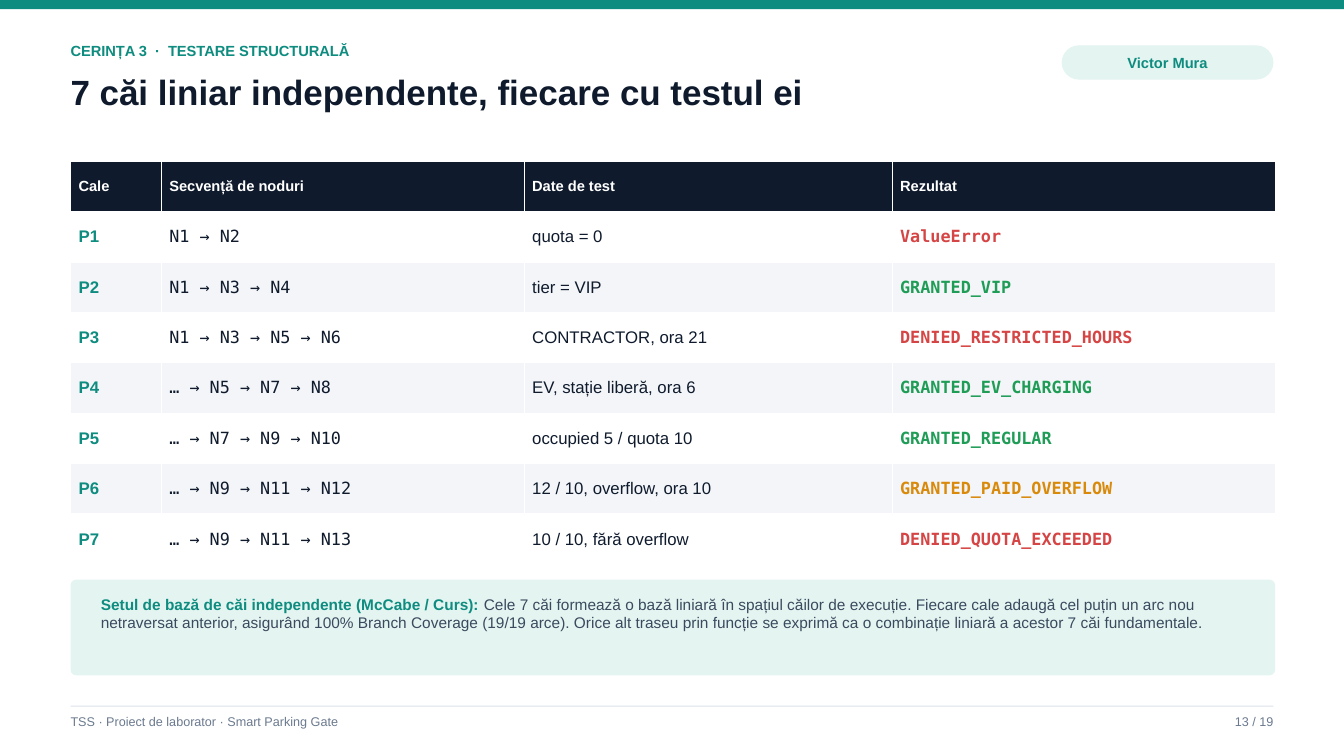
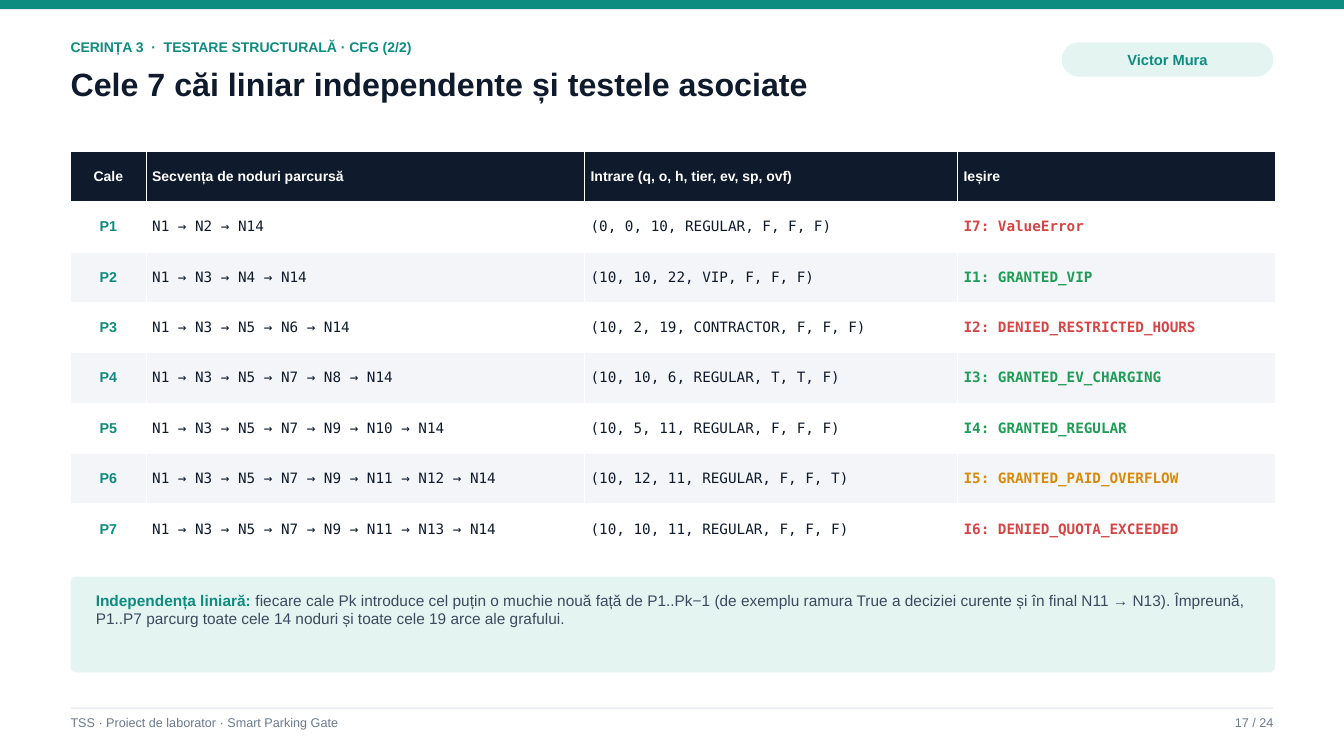
Before and after one commit to victormura/tss, a slide deck: slide 17 of proiect_laborator/docs/Prezentare_Laborator_TSS.pptx (slide 13 before the commit). Drawn at 1344x756 pixels with LibreOffice and Linux fonts; fonts in the diff are those of the drawing. Boxes give left, top, right and bottom in pixels: in the first picture for what was removed or moved away, otherwise in the second. Text is boxed around its words. In the diff, an @@ line names an element or a change of style, - is before the commit and + after.

Commit message:
Update presentation (24 slides), A4 laboratory report PDF, Draw.io CEG graph, and step-by-step decision tables

```diff
--- a/proiect_laborator/docs/Prezentare_Laborator_TSS.pptx
+++ b/proiect_laborator/docs/Prezentare_Laborator_TSS.pptx
@@ text at (71,41,412,55): text changed; size 10.5 to 10 pt @@
-CERINȚA 3 · TESTARE STRUCTURALĂ
+CERINȚA 3 · TESTARE STRUCTURALĂ · CFG (2/2)
@@ text at (71,72,808,103): text changed; size 25 to 23 pt @@
-7 căi liniar independente, fiecare cu testul ei
+Cele 7 căi liniar independente și testele asociate
@@ table at (71,151,1275,555) @@
-row 1: Cale | Secvență de noduri | Date de test | Rezultat
+row 1: Cale | Secvența de noduri parcursă | Intrare (q, o, h, tier, ev, sp, ovf) | Ieșire
-row 2: P1 | N1 → N2 | quota = 0 | ValueError
+row 2: P1 | N1 → N2 → N14 | (0, 0, 10, REGULAR, F, F, F) | I7: ValueError
-row 3: P2 | N1 → N3 → N4 | tier = VIP | GRANTED_VIP
+row 3: P2 | N1 → N3 → N4 → N14 | (10, 10, 22, VIP, F, F, F) | I1: GRANTED_VIP
-row 4: P3 | N1 → N3 → N5 → N6 | CONTRACTOR, ora 21 | DENIED_RESTRICTED_HOURS
+row 4: P3 | N1 → N3 → N5 → N6 → N14 | (10, 2, 19, CONTRACTOR, F, F, F) | I2: DENIED_RESTRICTED_HOURS
-row 5: P4 | … → N5 → N7 → N8 | EV, stație liberă, ora 6 | GRANTED_EV_CHARGING
+row 5: P4 | N1 → N3 → N5 → N7 → N8 → N14 | (10, 10, 6, REGULAR, T, T, F) | I3: GRANTED_EV_CHARGING
-row 6: P5 | … → N7 → N9 → N10 | occupied 5 / quota 10 | GRANTED_REGULAR
+row 6: P5 | N1 → N3 → N5 → N7 → N9 → N10 → N14 | (10, 5, 11, REGULAR, F, F, F) | I4: GRANTED_REGULAR
-row 7: P6 | … → N9 → N11 → N12 | 12 / 10, overflow, ora 10 | GRANTED_PAID_OVERFLOW
+row 7: P6 | N1 → N3 → N5 → N7 → N9 → N11 → N12 → N14 | (10, 12, 11, REGULAR, F, F, T) | I5: GRANTED_PAID_OVERFLOW
-row 8: P7 | … → N9 → N11 → N13 | 10 / 10, fără overflow | DENIED_QUOTA_EXCEEDED
+row 8: P7 | N1 → N3 → N5 → N7 → N9 → N11 → N13 → N14 | (10, 10, 11, REGULAR, F, F, F) | I6: DENIED_QUOTA_EXCEEDED
@@ size 10.5 to 10 pt in "Cale" @@
@@ size 12 to 10.2 pt in "P1", "P2", "P3", "P4" and 3 more places @@
@@ alignment left to centre @@
@@ table: place and size @@
-table at (71,161,1275,565)
+table at (71,151,1275,555)
@@ text at (96,593,1244,627): text changed @@
-Setul de bază de căi independente (McCabe / Curs): Cele 7 căi formează o bază liniară în spațiul căilor de execuție. Fiecare cale adaugă cel puțin un arc nou netraversat anterior, asigurând 100% Branch Coverage (19/19 arce). Orice alt traseu prin funcție se exprimă ca o combinație liniară a acestor 7 căi fundamentale.
+Independența liniară: fiecare cale Pk introduce cel puțin o muchie nouă față de P1..Pk−1 (de exemplu ramura True a deciziei curente și în final N11 → N13). Împreună, P1..P7 parcurg toate cele 14 noduri și toate cele 19 arce ale grafului.
@@ text at (1235,718,1273,727): text changed @@
-13 / 19
+17 / 24
```
Also in this commit, not shown: 12 other slides changed, 11 slides added, 6 slides removed, 17 other files.
